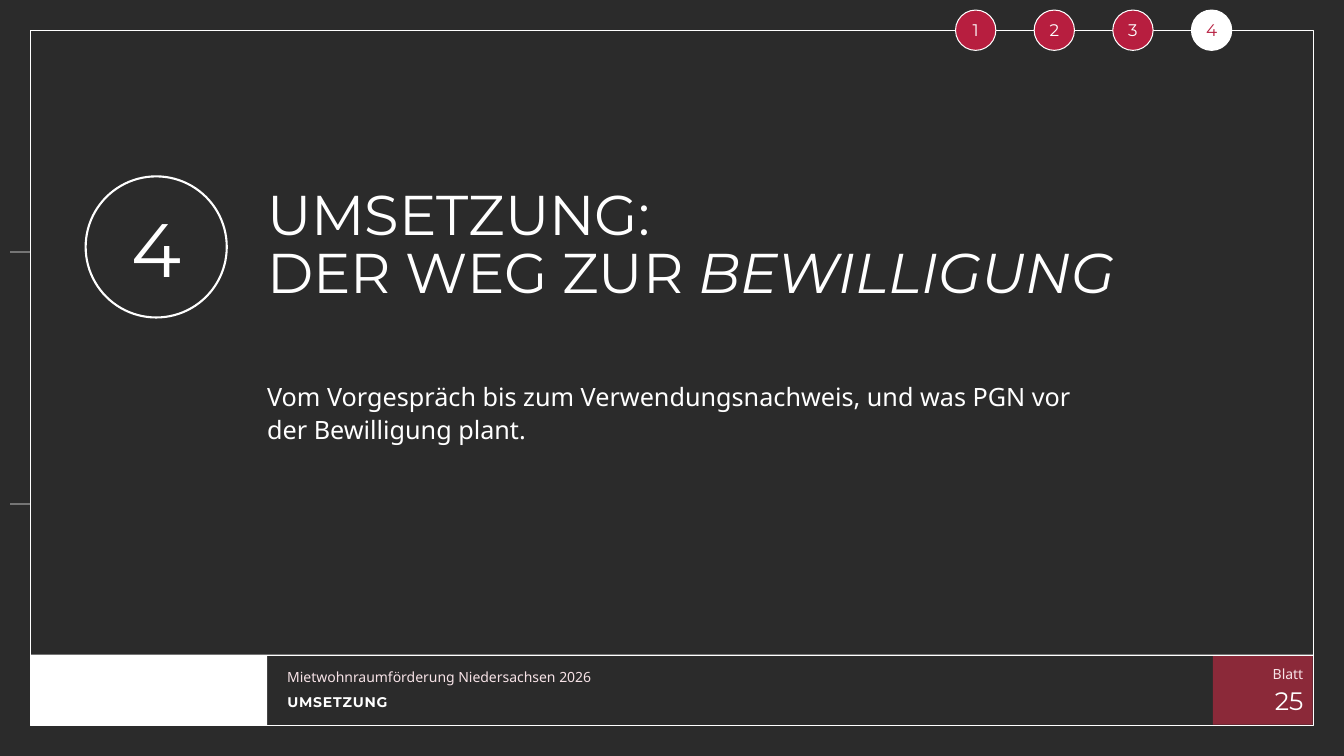
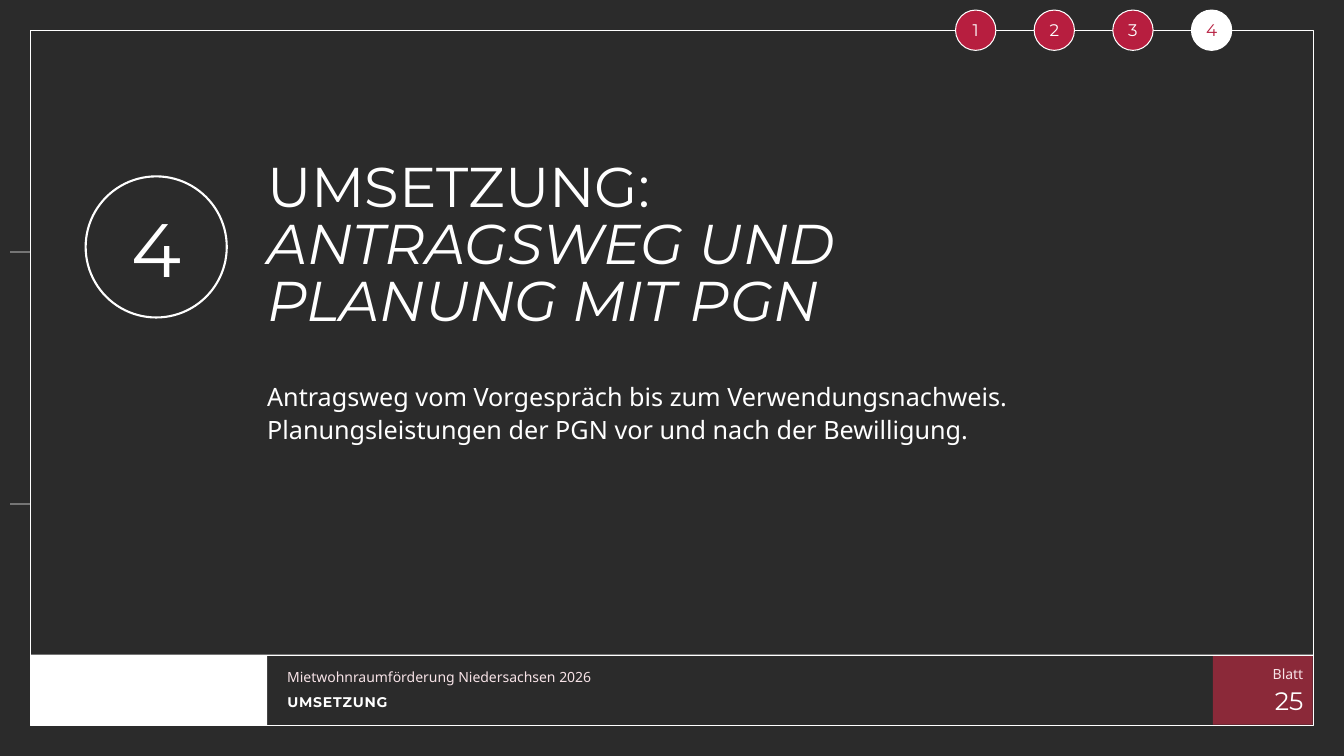
Before and after one commit to vgedaschko/NBank, a slide deck: slide 25 of praesentation/dist/PGN-Mietwohnraumfoerderung-Niedersachsen-2026-Vortrag.pptx. Drawn at 1344x756 pixels with LibreOffice and Linux fonts; fonts in the diff are those of the drawing; background and template pictures are left out; a plain dark background stands for a picture behind light text. Boxes give left, top, right and bottom in pixels: in the first picture for what was removed or moved away, otherwise in the second. Text is boxed around its words. In the diff, an @@ line names an element or a change of style, - is before the commit and + after.

```diff
--- a/praesentation/dist/PGN-Mietwohnraumfoerderung-Niedersachsen-2026-Vortrag.pptx
+++ b/praesentation/dist/PGN-Mietwohnraumfoerderung-Niedersachsen-2026-Vortrag.pptx
@@ title at (x1=267, y1=224, x2=835, y2=322): text changed @@
-DER WEG ZUR BEWILLIGUNG
+ANTRAGSWEG UND
+PLANUNG MIT PGN
@@ text at (x1=267, y1=387, x2=1007, y2=445): text changed @@
-Vom Vorgespräch bis zum Verwendungsnachweis, und was PGN vor der Bewilligung plant.
+Antragsweg vom Vorgespräch bis zum Verwendungsnachweis. Planungsleistungen der PGN vor und nach der Bewilligung.
```
Also in this commit, not shown: 9 other slides changed, 23 other files.
